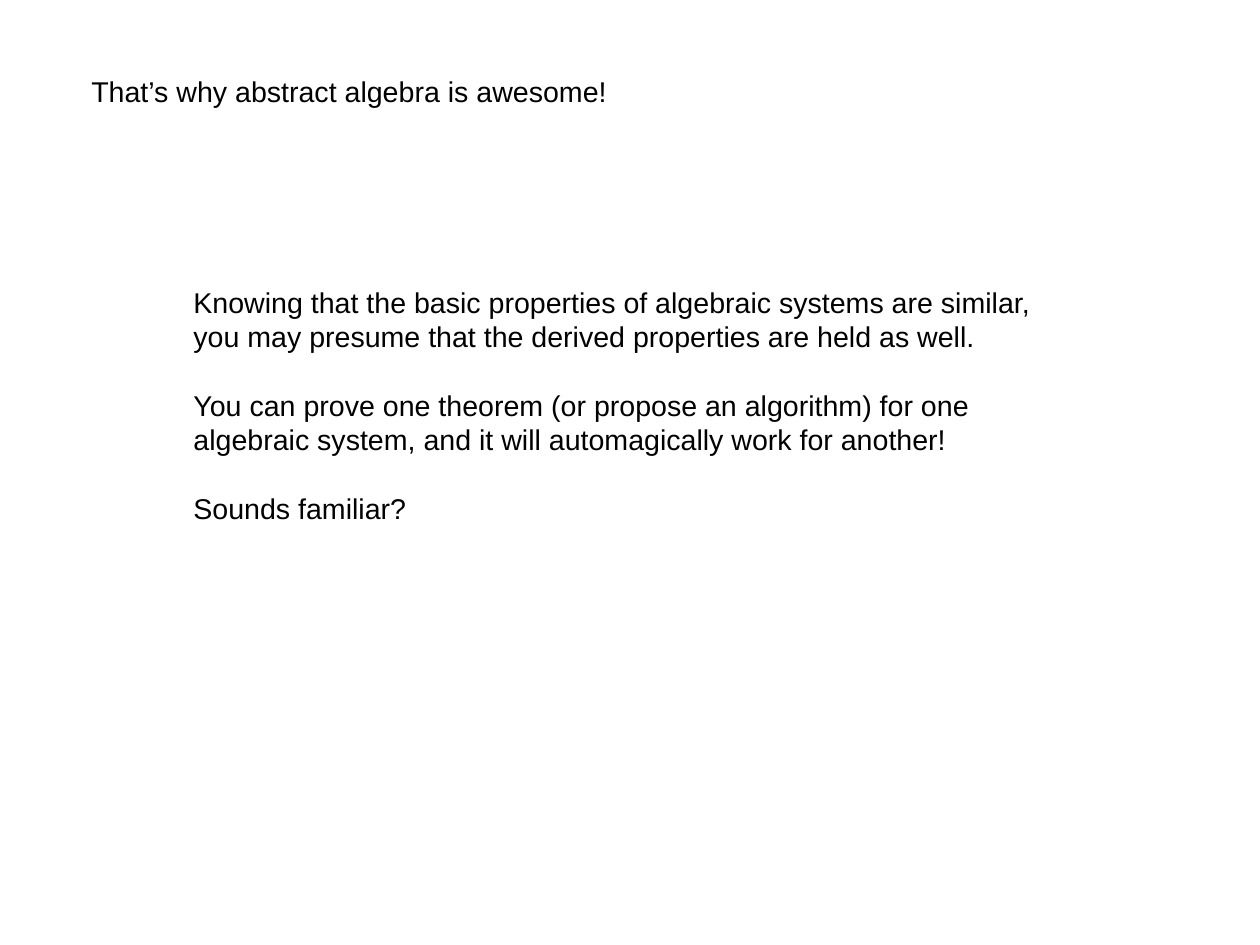
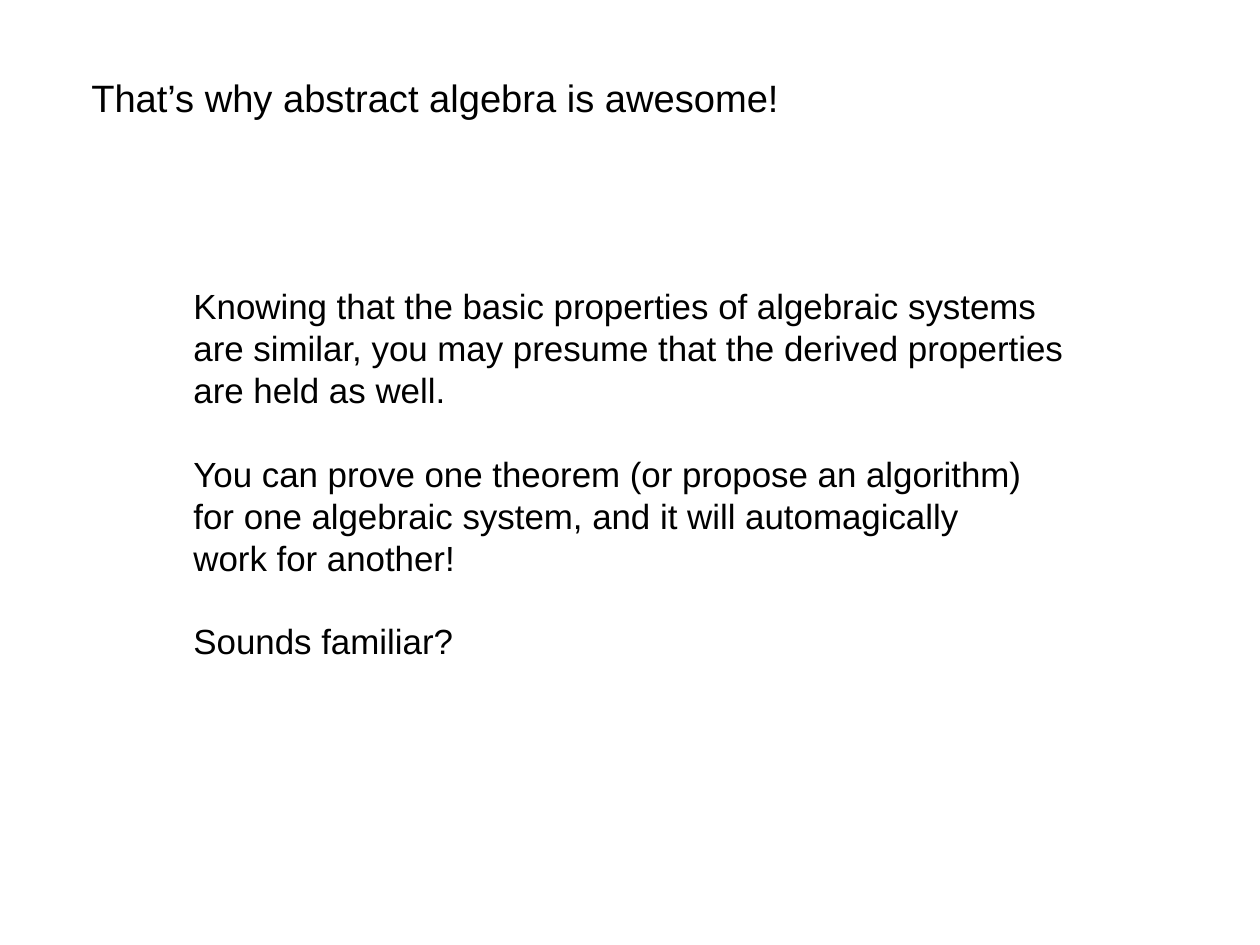
Before and after one commit to akalenuk/templates-experiments, a slide deck: slide 6 of templates.odp. Drawn at 1260x945 pixels with LibreOffice and Linux fonts; fonts in the diff are those of the drawing. Boxes give left, top, right and bottom in pixels: in the first picture for what was removed or moved away, otherwise in the second. Text is boxed around its words. In the diff, an @@ line names an element or a change of style, - is before the commit and + after.

```diff
--- a/templates.odp
+++ b/templates.odp
@@ text "That’s why abstract algebra is ..." at box(91, 84, 779, 120): size 18 to 24 pt @@
@@ text at box(193, 293, 1063, 572): text changed; size 18 to 22 pt @@
-Knowing that the basic properties of algebraic systems are similar,
-you may presume that the derived properties are held as well.
-You can prove one theorem (or propose an algorithm) for one
-algebraic system, and it will automagically work for another!
+Knowing that the basic properties of algebraic systems
+are similar, you may presume that the derived properties
+are held as well.
+You can prove one theorem (or propose an algorithm)
+for one algebraic system, and it will automagically
+work for another!
@@ text at box(193, 628, 453, 655): size 18 to 22 pt in "Sounds familiar?" @@
```
Also in this commit, not shown: 13 other slides changed, 1 slide added, 1 slide removed.
